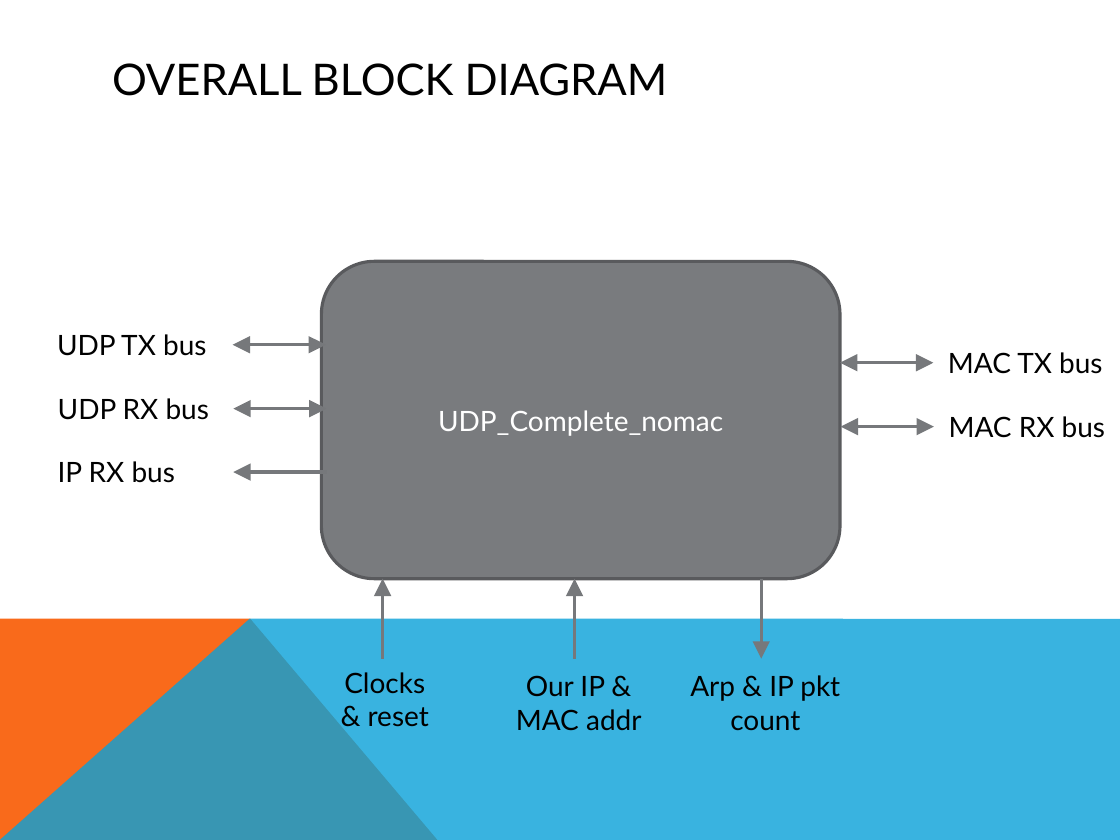
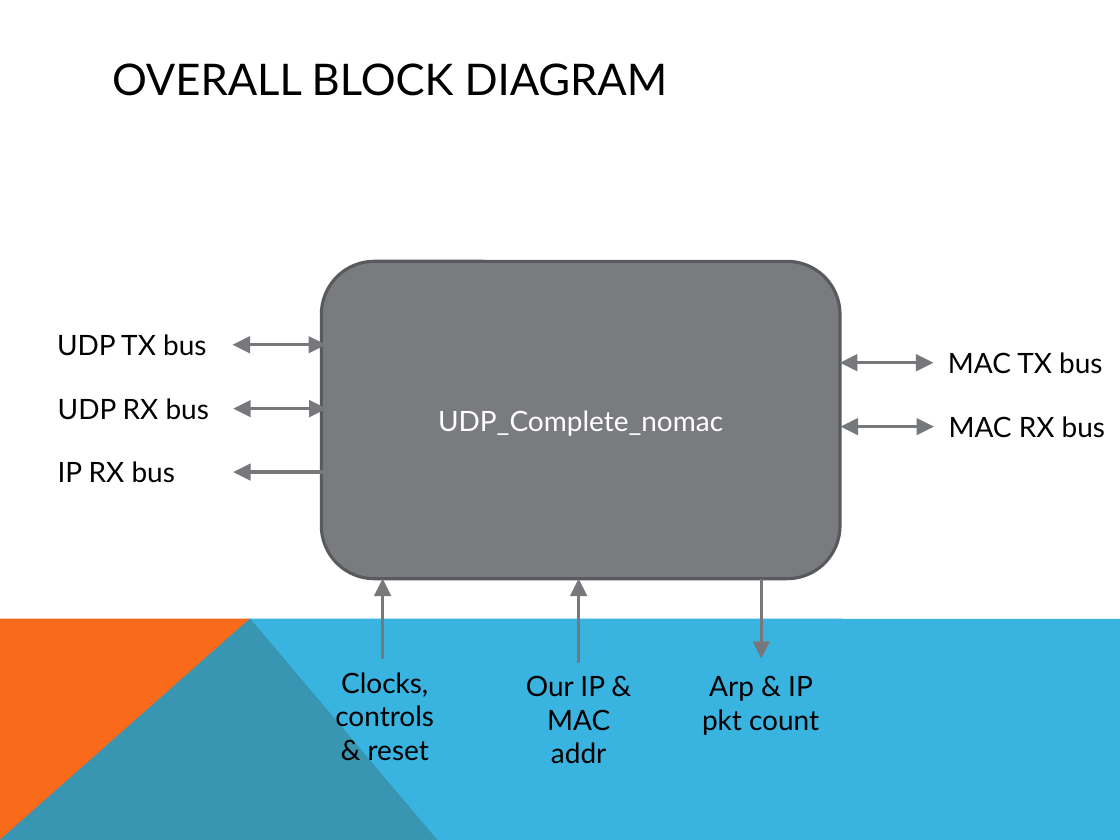
Before and after one commit to rsarwar87/udp_ip_core, a slide deck: slide 5 of doc/src/UDP_IP_Stack.pptx. Drawn at 1120x840 pixels with LibreOffice and Linux fonts; fonts in the diff are those of the drawing. Boxes give left, top, right and bottom in pixels: in the first picture for what was removed or moved away, otherwise in the second. Text is boxed around its words. In the diff, an @@ line names an element or a change of style, - is before the commit and + after.

Commit message:
V1.3 - ARP timeout and ARP cache reset control

```diff
--- a/doc/src/UDP_IP_Stack.pptx
+++ b/doc/src/UDP_IP_Stack.pptx
@@ arrow moved from (575, 579) - (575, 659) to (579, 579) - (579, 663) @@
@@ text at <box>335,672,434,766</box>: text changed @@
-Clocks & reset
+Clocks, controls & reset
@@ text "Our IP & MAC addr" rewrapped from <box>516,675,641,731</box> to <box>526,675,610,764</box> @@
@@ text "Arp & IP pkt count" rewrapped from <box>690,675,840,731</box> to <box>702,676,819,735</box> @@
```
Also in this commit, not shown: 7 other slides changed, 17 other files.
